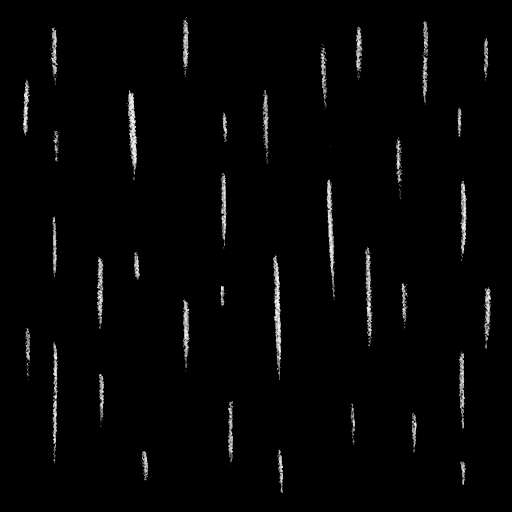
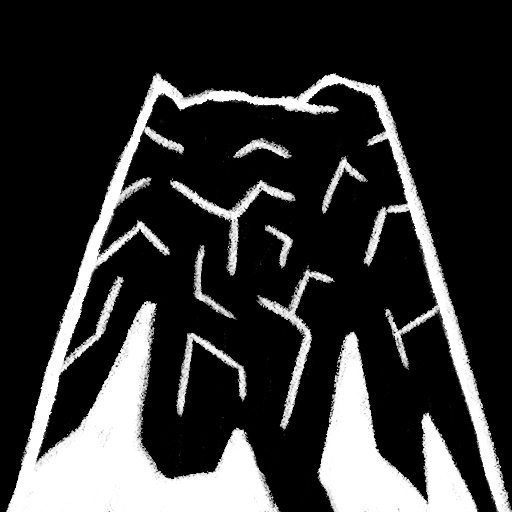
Layered file, before and after one edit (512px x 512px). Changes by layer:
hid "rain" over [23, 17, 491, 493]
showed "volcano", painted on it over [6, 72, 512, 512]
